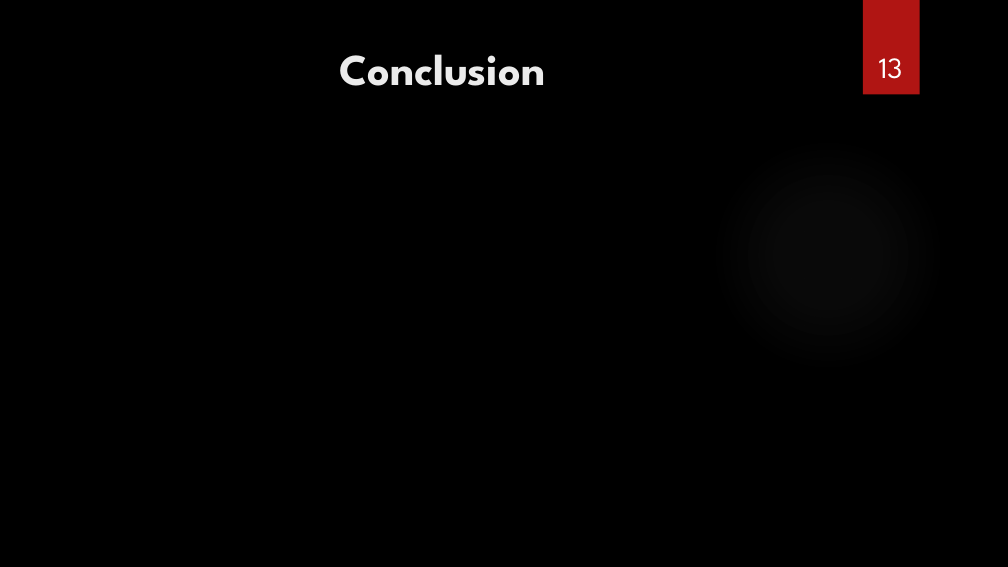
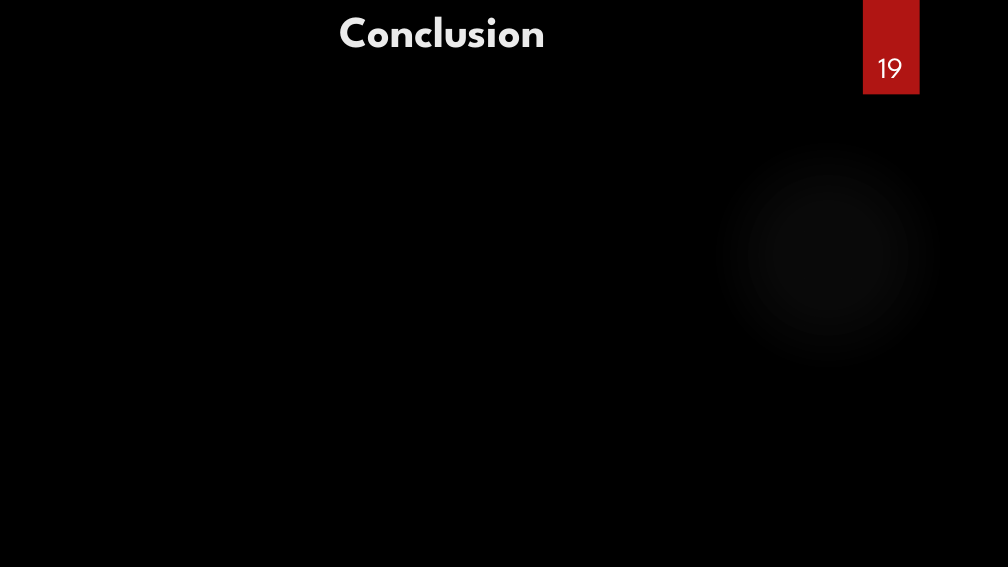
Before and after one commit to CNAM-MPIR/210_Project, a slide deck: slide 19 of Project/MPI_NPE_Presentation NFE210.pptx (slide 13 before the commit). Drawn at 1008x567 pixels with LibreOffice and Linux fonts; fonts in the diff are those of the drawing; background and template pictures are left out. Boxes give left, top, right and bottom in pixels: in the first picture for what was removed or moved away, otherwise in the second. Text is boxed around its words. In the diff, an @@ line names an element or a change of style, - is before the commit and + after.

```diff
--- a/Project/MPI_NPE_Presentation NFE210.pptx
+++ b/Project/MPI_NPE_Presentation NFE210.pptx
@@ title "Conclusion": place and size @@
-title "Conclusion" at bbox=[339, 54, 545, 86]
+title "Conclusion" at bbox=[339, 16, 545, 48]
@@ page number at bbox=[878, 58, 903, 78]: text changed @@
-13
+19
```
Also in this commit, not shown: 6 other slides changed, 10 slides added, 4 slides removed, 2 other files.
